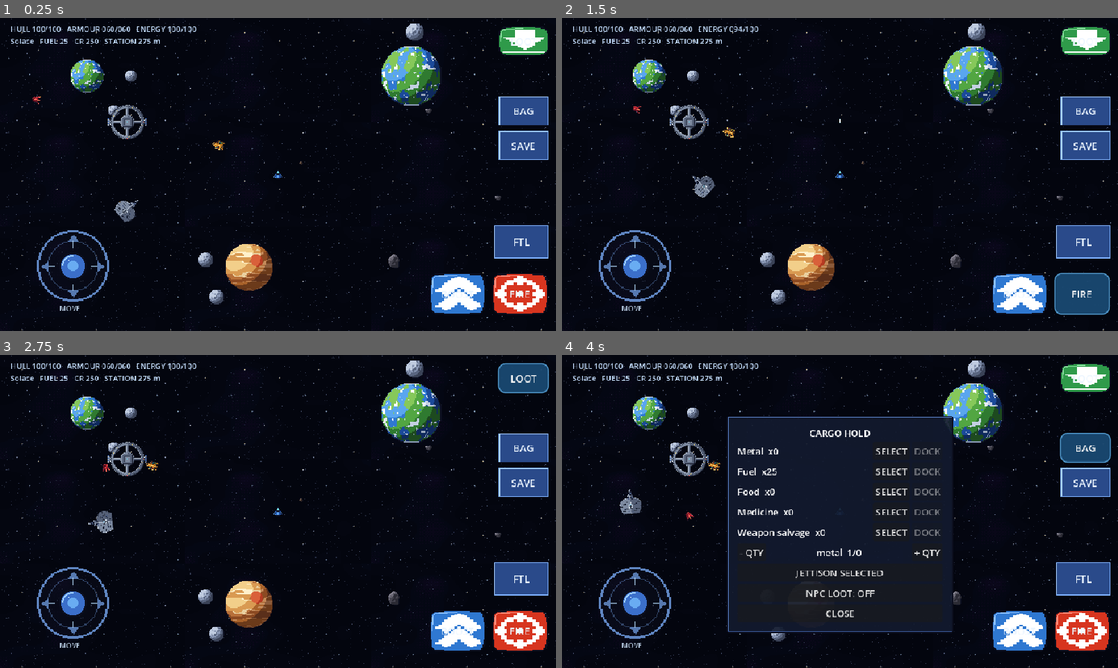
Above: before the commit, frames 1-4 (two rows, left to right).
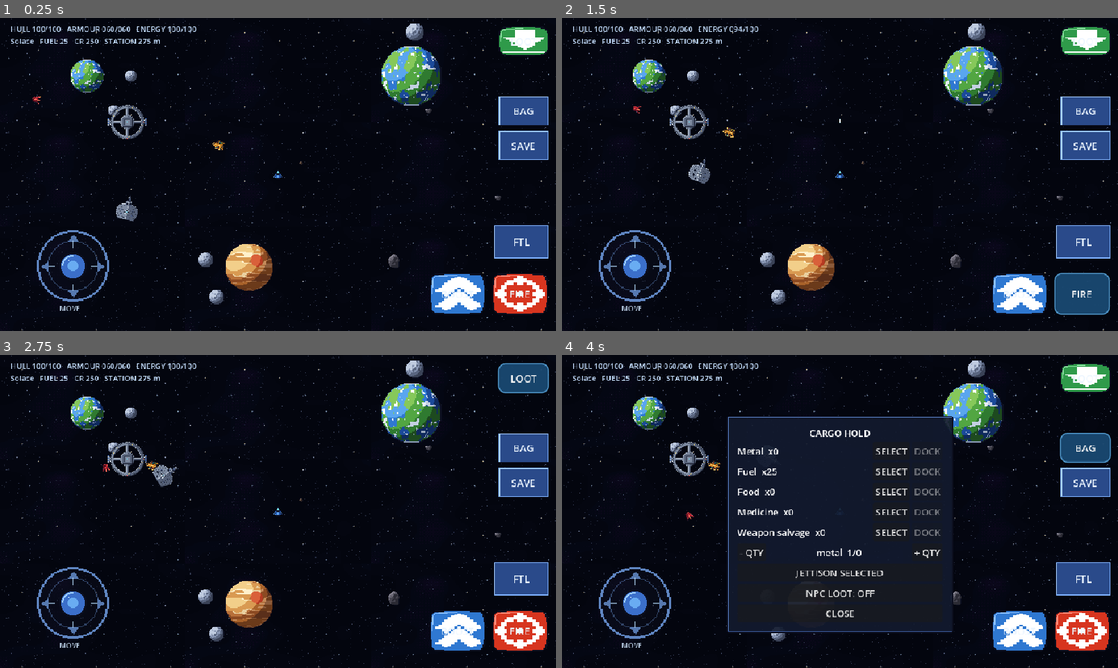
Above: after the commit, the same moments.

Repository: DARTVADER1-DROID/Star-Forge
Game: Godot game, scene res://scenes/main.tscn
Same seed, same stepped clock (60 frames per second), same inputs: the game is played once before the commit and once after it.
Inputs:
- Up to frame 1 (0.25 s): no input
- Up to frame 2 (1.5 s): click "BOOST" at 0.5 s; click "FIRE" at 1.25 s
- Up to frame 3 (2.75 s): click "LOOT" at 2 s
- Up to frame 4 (4 s): click "FTL" at 2.75 s; click "BAG" at 3.5 s

The runs differ from the first frame. In frame 1, 0.1% of the frame differs, in the area x 20-25%, y 56-66%; in frame 2, 0.3%; in frame 3, 0.4%, in the area x 15-32%, y 35-57%; in frame 4, 0.2%.

Commit message:
Validate modular world catalog references and document shared layout

Diff:
--- a/scripts/autoload/content_database.gd
+++ b/scripts/autoload/content_database.gd
@@ -40,3 +40,34 @@
 
 func get_item(id: String) -> Dictionary:
     return items.get(id,{})
+
+func validate_world_catalog() -> Array[String]:
+    var failures: Array[String] = []
+    for system_id: String in systems:
+        var system: Dictionary = systems[system_id]
+        if str(system.get("id","")) != system_id:
+            failures.append("System key/id mismatch: " + system_id)
+        for linked_id: String in system.get("links",[]):
+            if not systems.has(linked_id):
+                failures.append("System %s links to unknown system %s" % [system_id,linked_id])
+        var body_ids: Dictionary = {}
+        for planet: Dictionary in SystemLayout.planet_definitions(system):
+            var planet_id := str(planet.get("id",""))
+            if planet_id.is_empty() or body_ids.has(planet_id):
+                failures.append("Missing or duplicate planet ID in system " + system_id)
+            body_ids[planet_id] = true
+            var texture := str(planet.get("texture",""))
+            if not texture.is_empty() and not AssetLibrary.has_asset(texture):
+                failures.append("Planet texture is not registered: " + texture)
+            for moon: Variant in planet.get("moons",[]):
+                if not moon is Dictionary:
+                    failures.append("Invalid moon definition in " + system_id)
+                    continue
+                var moon_id := str(moon.get("id",""))
+                if moon_id.is_empty() or body_ids.has(moon_id):
+                    failures.append("Missing or duplicate moon ID in system " + system_id)
+                body_ids[moon_id] = true
+                var moon_texture := str(moon.get("texture",""))
+                if not moon_texture.is_empty() and not AssetLibrary.has_asset(moon_texture):
+                    failures.append("Moon texture is not registered: " + moon_texture)
+    return failures
--- a/tests/test_runner.gd
+++ b/tests/test_runner.gd
@@ -6,6 +6,7 @@
 func _run_tests() -> void:
     var failures: Array[String] = []
     _test_content_database(failures)
+    _test_world_catalog(failures)
     _test_asset_library(failures)
     _test_asset_manifest(failures)
     _test_galaxy_map_pan(failures)
@@ -37,6 +38,10 @@
         failures.append("Expected at least three ship designs.")
     if ContentDatabase.systems.size() != 4:
         failures.append("Expected four star systems.")
+
+func _test_world_catalog(failures: Array[String]) -> void:
+    for failure: String in ContentDatabase.validate_world_catalog():
+        failures.append(failure)
 
 func _test_asset_library(failures: Array[String]) -> void:
     if not AssetLibrary.has_asset("ship_player_runner.png"):
Not shown, changed: docs/architecture.md
